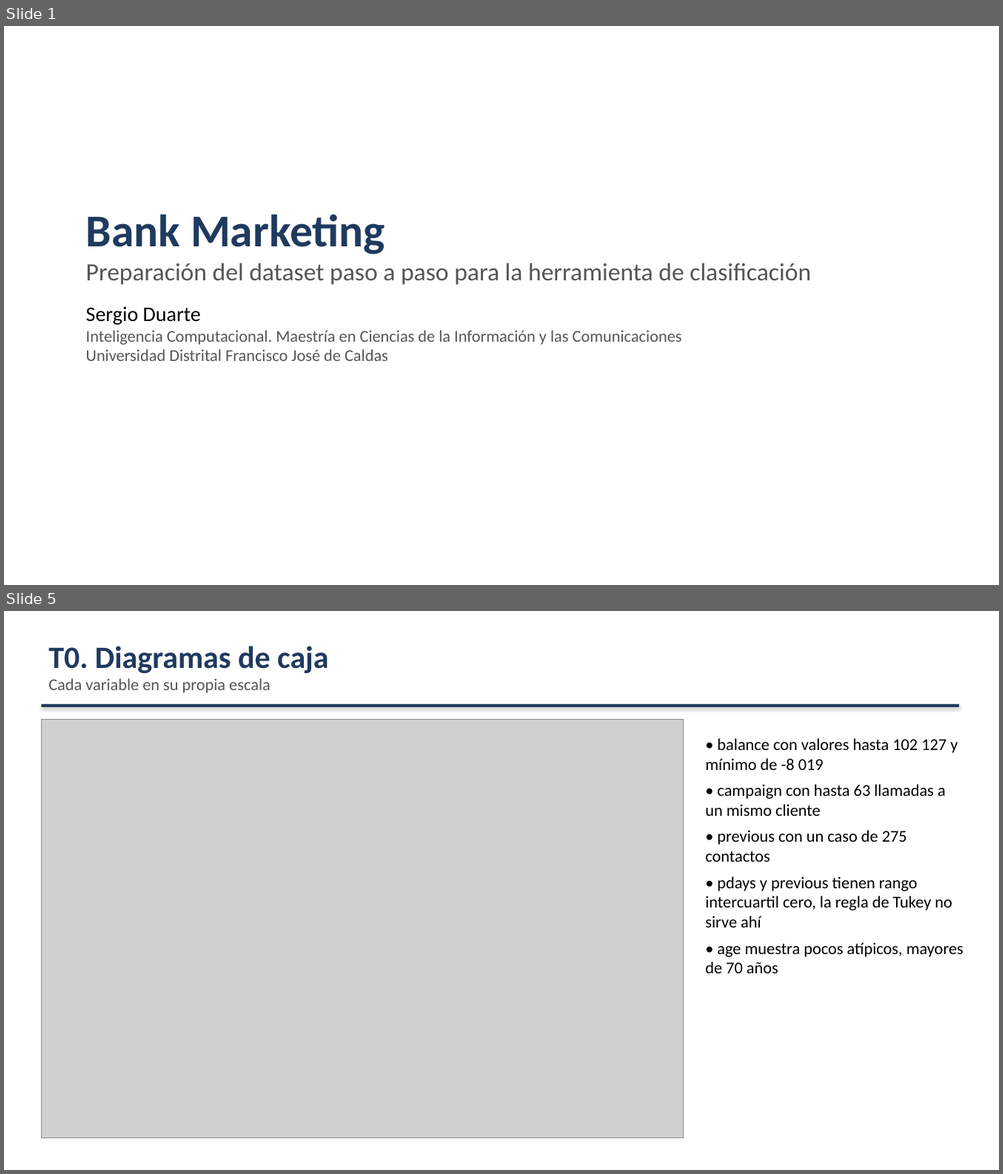
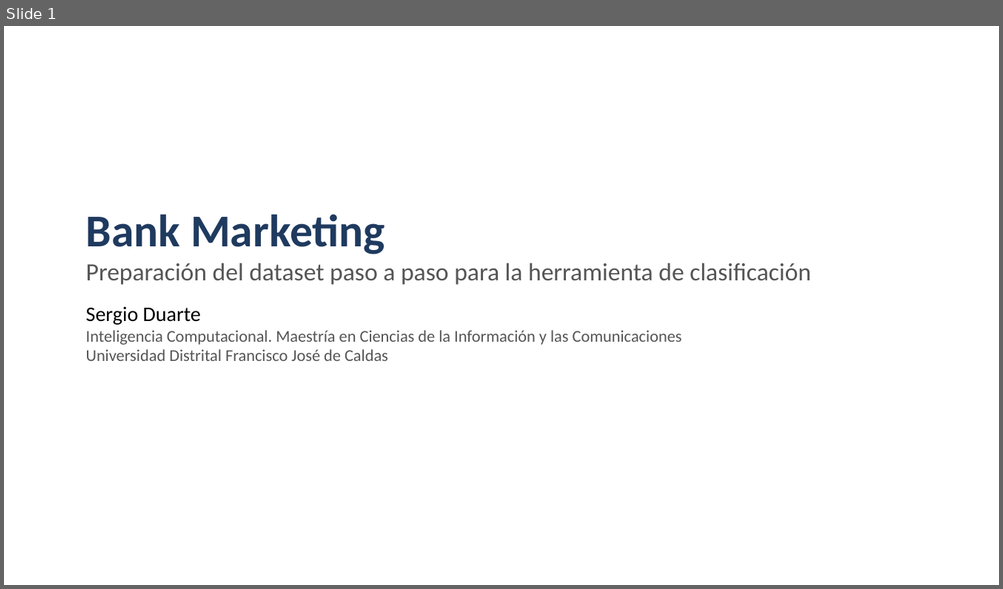
Before and after one commit to Checho019/maestria-inteligencia-computacional, a slide deck: Exposicion Bank/exposicion_bank.pptx. Shown one above the other, each under a label of ours: slides 1 and 5 before the commit, slide 1 after it; the slides between them are not shown. The pictures are 1003x1174 and 1003x589 pixels, drawn with LibreOffice and Linux fonts; fonts in the diff are those of the drawing; grey boxes stand for pictures. Boxes give left, top, right and bottom in pixels: in the first picture for what was removed or moved away, otherwise in the second. Text is boxed around its words. In the diff, an @@ line names an element or a change of style, - is before the commit and + after.

```diff
--- a/Exposicion Bank/exposicion_bank.pptx
+++ b/Exposicion Bank/exposicion_bank.pptx
@@ slide 5 removed at (4,611,999,1170), background #FFFFFF @@
@@ text removed at (48,646,328,693) @@
-T0. Diagramas de caja
-Cada variable en su propia escala
@@ rectangle removed at (41,704,959,707) @@
@@ picture removed at (41,719,683,1139) @@
@@ text removed at (705,738,963,974) @@
-• balance con valores hasta 102 127 y mínimo de -8 019
-• campaign con hasta 63 llamadas a un mismo cliente
-• previous con un caso de 275 contactos
-• pdays y previous tienen rango intercuartil cero, la regla de Tukey no sirve ahí
-• age muestra pocos atípicos, mayores de 70 años
```
Also in this commit, not shown: 8 slides changed, 1 slide added, 5 other slides removed, 3 other files.
